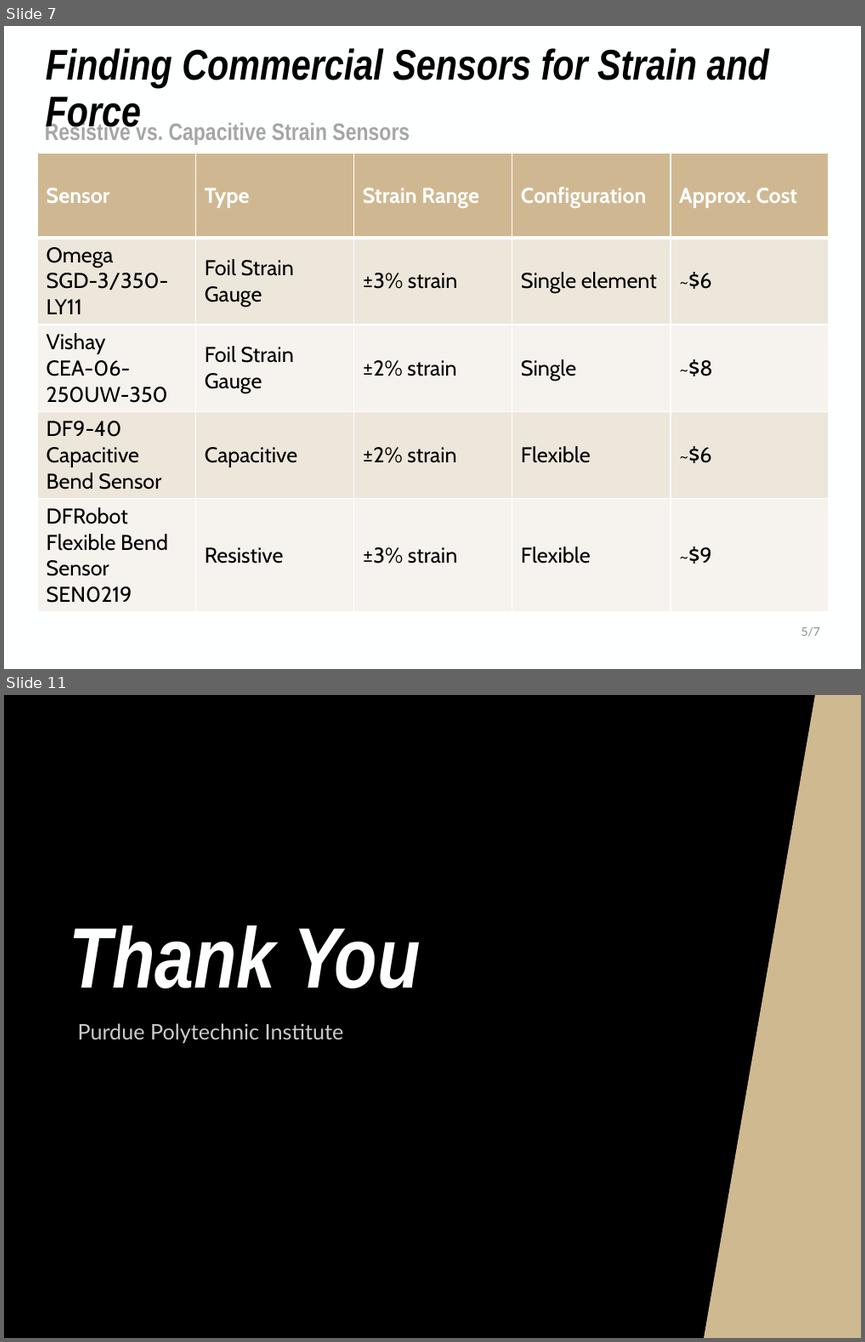
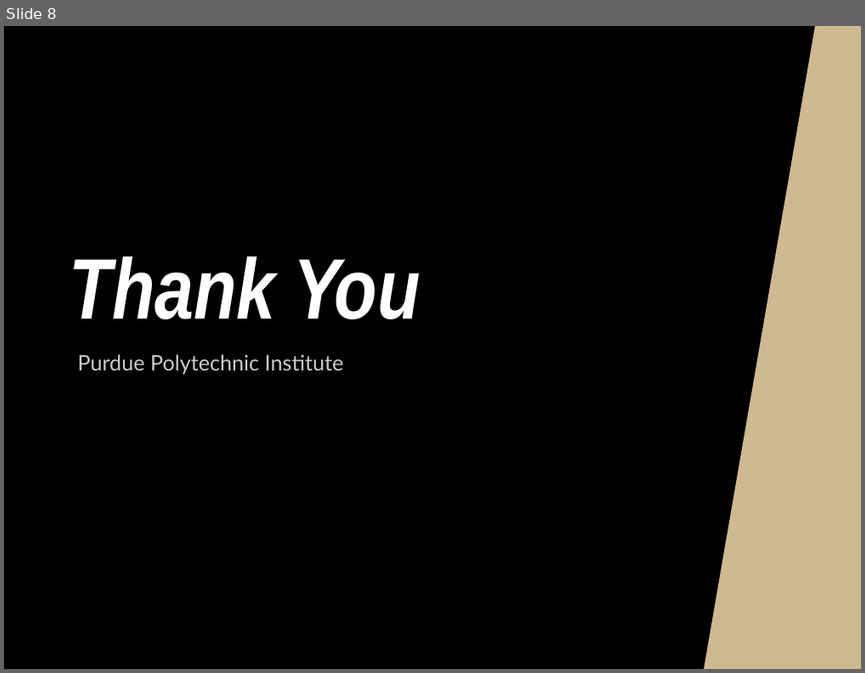
Before and after one commit to NHuang58/Biomedical_Device_PCB, a slide deck: Documentation/Slides/Week_9.pptx. Shown one above the other, each under a label of ours: slides 7 and 11 before the commit, slide 8 after it; the slides between them are not shown. The pictures are 865x1342 and 865x673 pixels, drawn with LibreOffice and Linux fonts; fonts in the diff are those of the drawing; background and template pictures are left out. Boxes give left, top, right and bottom in pixels: in the first picture for what was removed or moved away, otherwise in the second. Text is boxed around its words. In the diff, an @@ line names an element or a change of style, - is before the commit and + after.

```diff
--- a/Documentation/Slides/Week_9.pptx
+++ b/Documentation/Slides/Week_9.pptx
@@ slide 7 removed at bbox=[4, 26, 861, 669], background #FEFFFF @@
@@ title removed at bbox=[46, 48, 769, 135] @@
-Finding Commercial Sensors for Strain and Force
@@ text removed at bbox=[45, 121, 409, 145] @@
-Resistive vs. Capacitive Strain Sensors
@@ table removed at bbox=[37, 153, 830, 606], 5 rows, 5 columns @@
-Sensor | Type | Strain Range | Configuration | Approx. Cost
-Omega SGD-3/350-LY11 | Foil Strain Gauge | ±3% strain | Single element | ~$6
-Vishay CEA-06-250UW-350 | Foil Strain Gauge | ±2% strain | Single | ~$8
-DF9-40 Capacitive Bend Sensor | Capacitive | ±2% strain | Flexible | ~$6
-DFRobot Flexible Bend Sensor SEN0219 | Resistive | ±3% strain | Flexible | ~$9
@@ text removed at bbox=[801, 627, 821, 636] @@
-5/7
@@ what was slide 11 is now slide 8 @@
```
Also in this commit, not shown: 4 slides changed, 3 slides added, 5 other slides removed, 24 other files.
